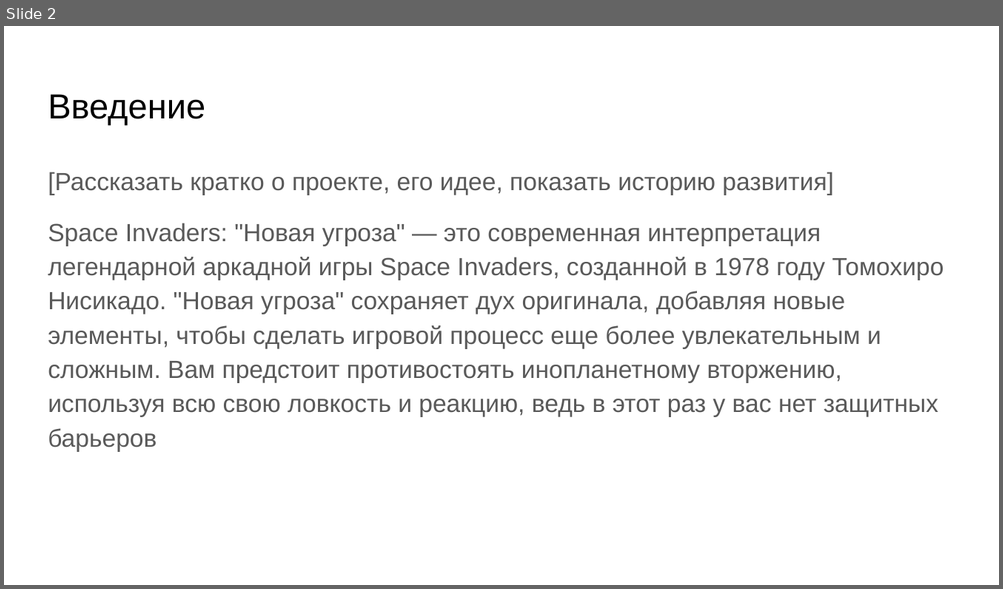
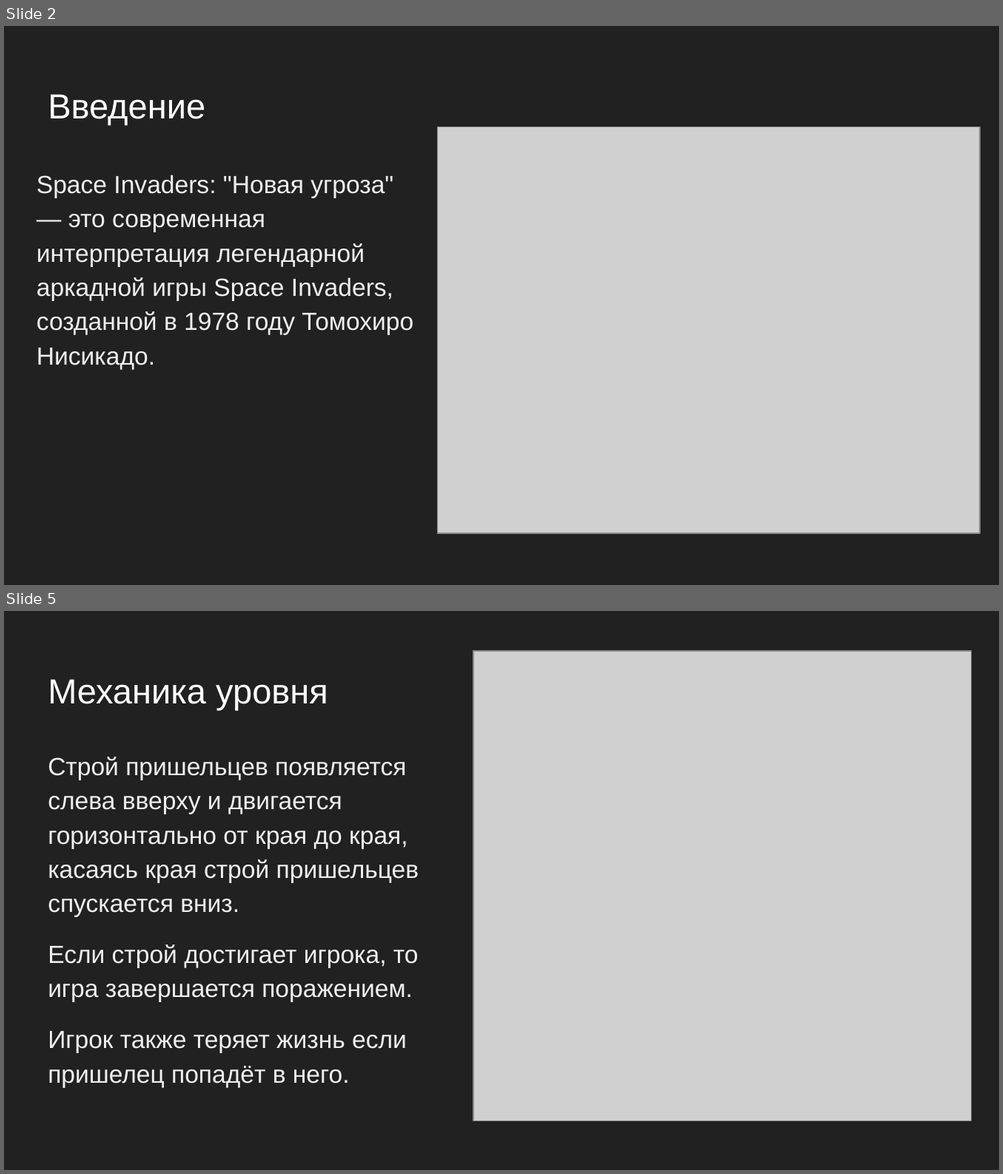
Before and after one commit to Tulishka/space_invaders_nt, a slide deck: docs/presentation.pptx. Shown one above the other, each under a label of ours: slide 2 before the commit, slides 2 and 5 after it; the slides between them are not shown. The pictures are 1003x589 and 1003x1174 pixels, drawn with LibreOffice and Linux fonts; fonts in the diff are those of the drawing; grey boxes stand for pictures. Boxes give left, top, right and bottom in pixels: in the first picture for what was removed or moved away, otherwise in the second. Text is boxed around its words. In the diff, an @@ line names an element or a change of style, - is before the commit and + after.

```diff
--- a/docs/presentation.pptx
+++ b/docs/presentation.pptx
@@ slide 5 added at (4,611,999,1170), background #212121 @@
@@ picture added at (473,651,972,1121) @@
@@ title added at (48,679,328,710), 25.2 pt, text #FFFFFF @@
+Механика уровня
@@ text added at (48,757,419,1088), 18 pt, text #EFEFEF @@
+Строй пришельцев появляется слева вверху и двигается горизонтально от края до края, касаясь края строй пришельцев спускается вниз.
+Если строй достигает игрока, то игра завершается поражением.
+Игрок также теряет жизнь если пришелец попадёт в него.
@@ slide 2 changed as well @@
@@ background #FFFFFF to #212121 @@
@@ title "Введение" at (48,94,205,125): text colour #000000 to #FFFFFF @@
@@ picture added at (437,127,979,533) @@
@@ text at (37,175,413,369): text changed; text colour #595959 to #EFEFEF @@
-[Рассказать кратко о проекте, его идее, показать историю развития]
-Space Invaders: "Новая угроза" — это современная интерпретация легендарной аркадной игры Space Invaders, созданной в 1978 году Томохиро Нисикадо. "Новая угроза" сохраняет дух оригинала, добавляя новые элементы, чтобы сделать игровой процесс еще более увлекательным и сложным. Вам предстоит противостоять инопланетному вторжению, используя всю свою ловкость и реакцию, ведь в этот раз у вас нет защитных барьеров
+Space Invaders: "Новая угроза" — это современная интерпретация легендарной аркадной игры Space Invaders, созданной в 1978 году Томохиро Нисикадо.
```
Also in this commit, not shown: 3 other slides changed, 7 other slides added, 9 slides removed.
